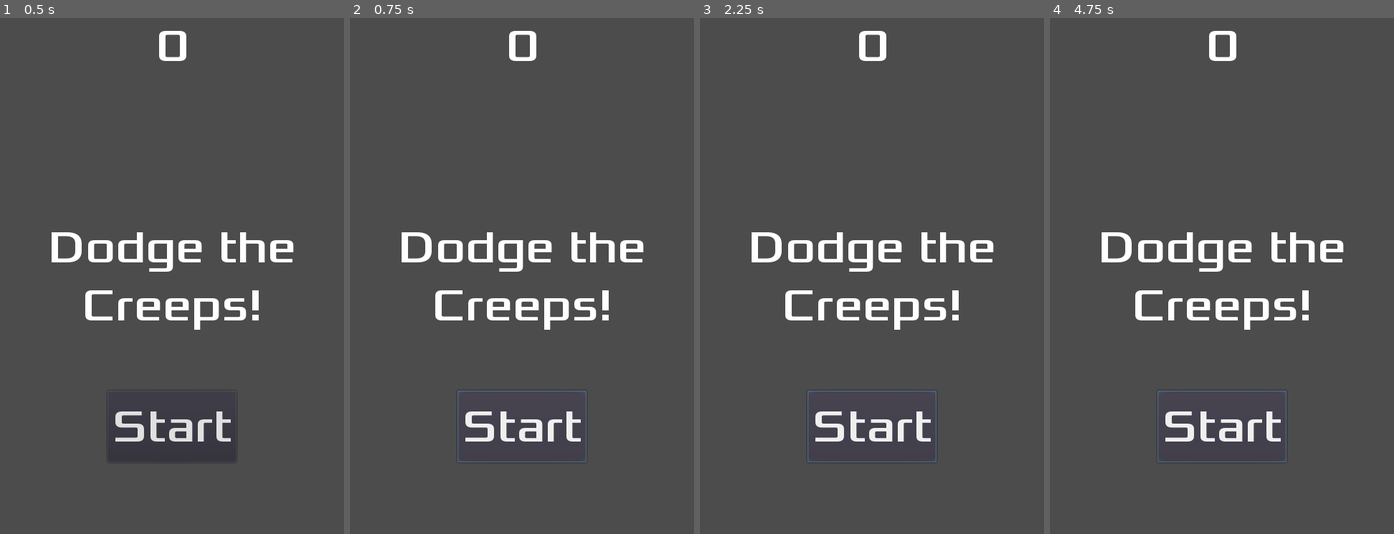
Above: before the commit, frames 1-4 (left to right).
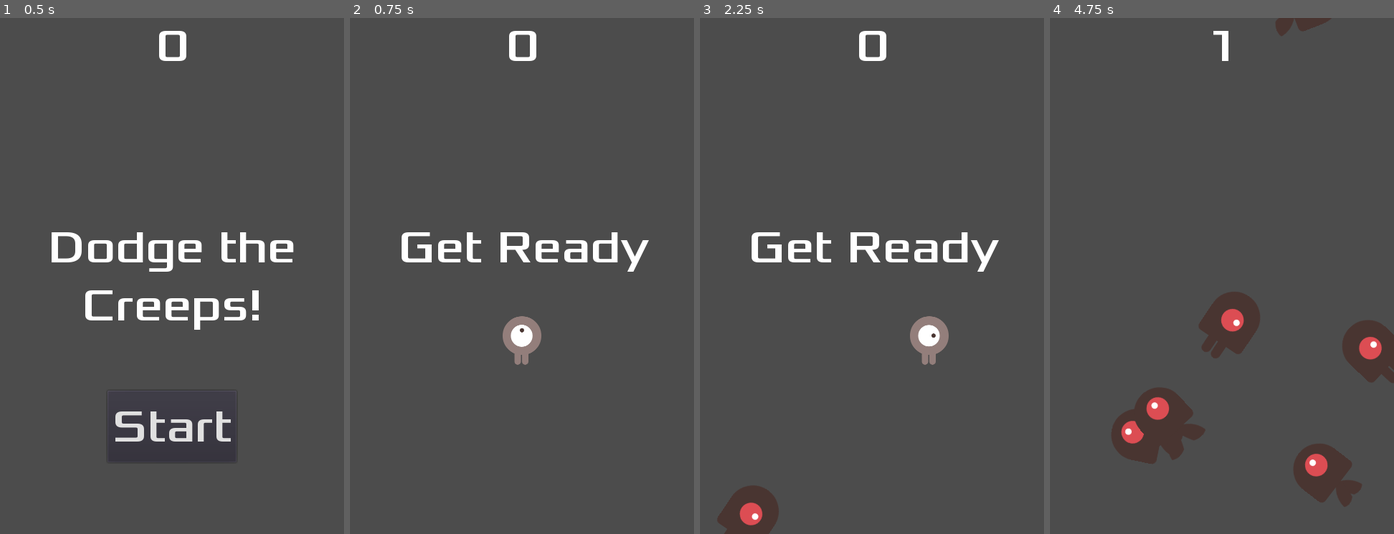
Above: after the commit, the same moments.

Repository: QueroXD/Dodge-the-Creeps_AlvaroQuero
Game: Godot game, scene res://Main.tscn
Two runs of this game, one before a commit and one after it. Both use one fixed random seed, a clock stepped at 60 frames per second and the inputs below.
Inputs (mouse positions are in pixels of both pictures, inside the frame that each line leads up to):
- Up to frame 1 (0.5 s): no input
- Up to frame 2 (0.75 s): click "Start" at 0.5 s
- Up to frame 3 (2.25 s): click (872, 425) at 1.25 s, where only the run before the commit has a clickable "Start"; tap Enter at 2 s; hold Right (move_right) from 2.03 s (still down)
- Up to frame 4 (4.75 s): release Right (move_right) at 2.78 s; hold Down (move_down) 2.78-3.53 s; hold Right (move_right) 3.53-4.28 s; hold Up (move_up) from 4.28 s (still down)

Frame 1 is identical in both runs. In frame 2, 4.6% of the frame differs, in the area x 15-87%, y 41-87%; in frame 3, 5.8%; in frame 4, 11%, in the area x 15-100%, y 0-95%.

Commit message:
Juego Jugable V1

Diff:
--- a/HUD.tscn
+++ b/HUD.tscn
@@ -19,7 +19,7 @@
 custom_fonts/font = SubResource( 1 )
 text = "0"
 
-[node name="Missatge" type="Label" parent="."]
+[node name="Message" type="Label" parent="."]
 anchor_left = 0.5
 anchor_top = 0.5
 anchor_right = 0.5
@@ -45,3 +45,9 @@
 text = "Start"
 
 [node name="MessageTimer" type="Timer" parent="."]
+wait_time = 2.0
+one_shot = true
+
+[connection signal="start_game" from="." to="." method="new_game"]
+[connection signal="pressed" from="StartButton" to="." method="_on_StartButton_pressed"]
+[connection signal="timeout" from="MessageTimer" to="." method="_on_MessageTimer_timeout"]
--- a/Main.tscn
+++ b/Main.tscn
@@ -39,4 +39,4 @@
 [connection signal="timeout" from="MobTimer" to="." method="_on_MobTimer_timeout"]
 [connection signal="timeout" from="StartTimer" to="." method="_on_StartTimer_timeout"]
 [connection signal="timeout" from="ScoreTimer" to="." method="_on_ScoreTimer_timeout"]
-[connection signal="start_game" from="HUD" to="." method="_on_HUD_start_game"]
+[connection signal="start_game" from="HUD" to="." method="new_game"]
